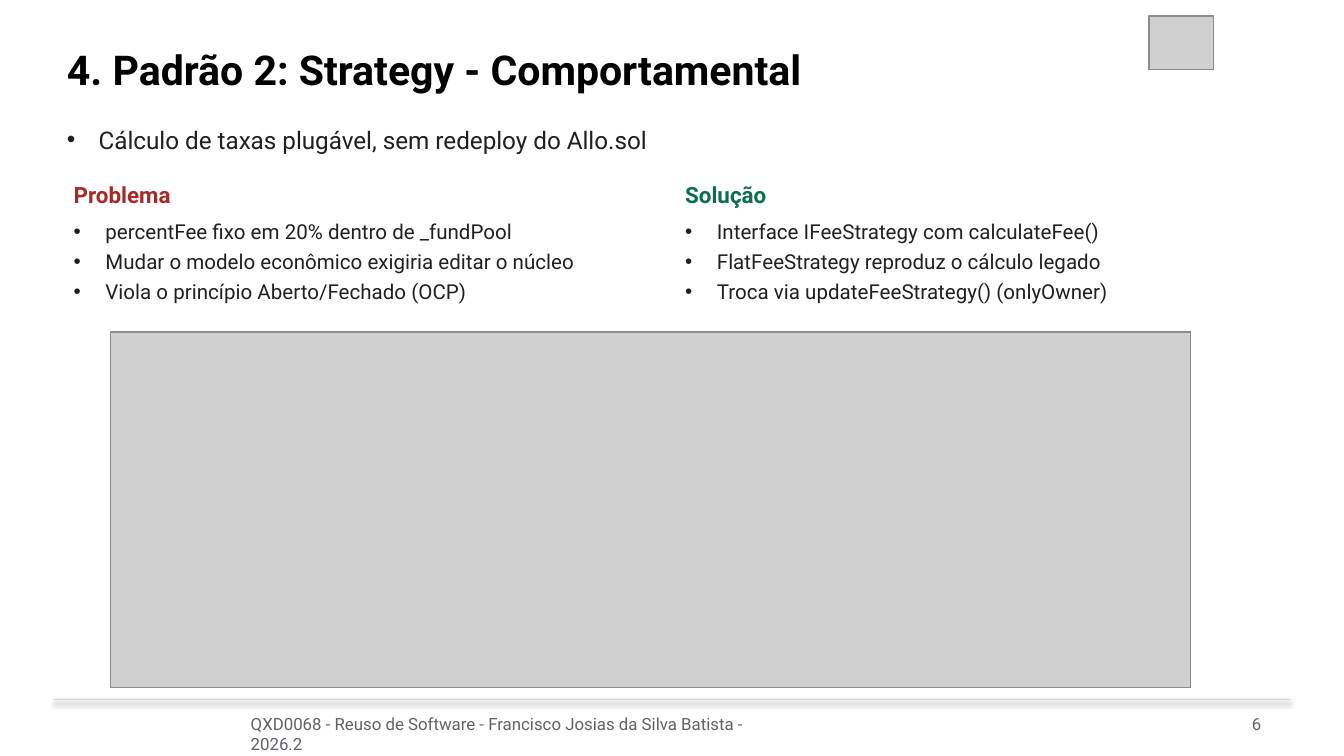
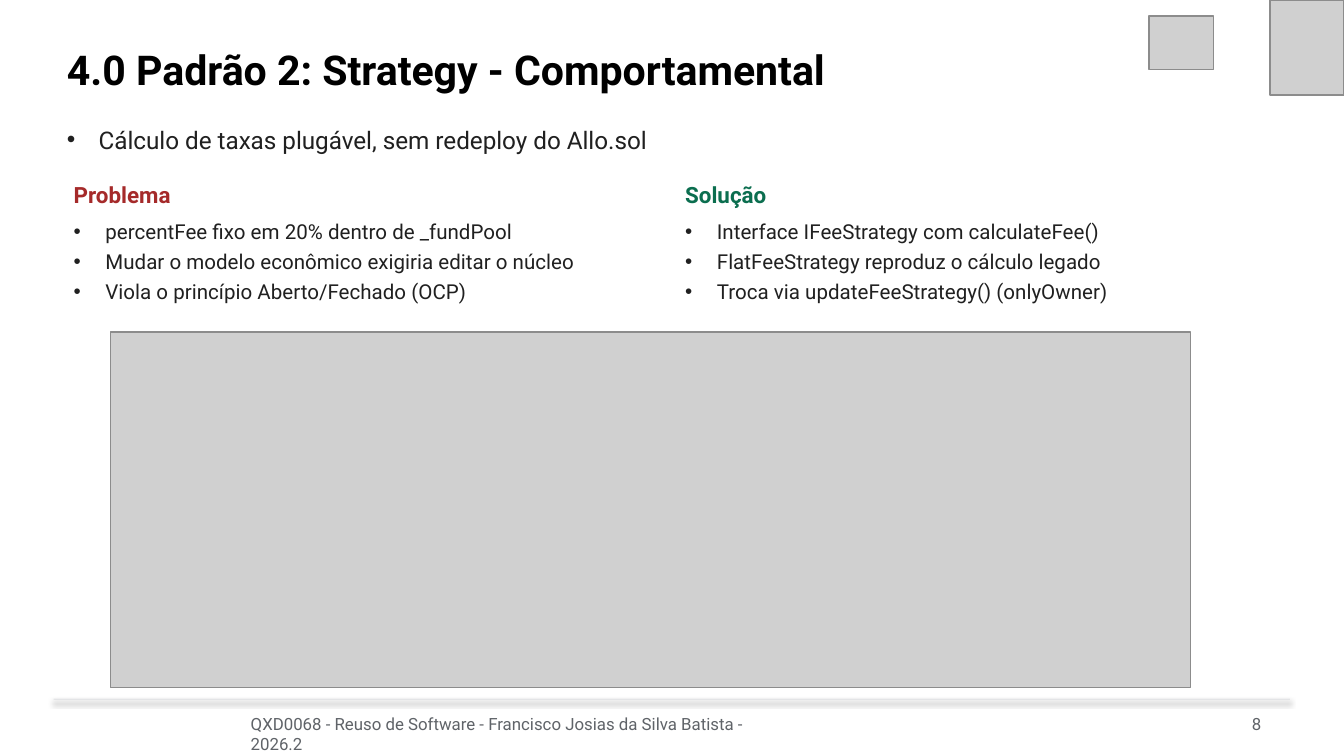
Before and after one commit to josiasdev/esufcqx, a slide deck: slide 8 of 10-semestre/reuso-software/Aula-18 - 14-10 - Apresentacao - do - trabalho 1 - refatoracao com padroes de projeto em sistema legado/Apresentacao_Allo_Protocol.pptx (slide 6 before the commit). Drawn at 1344x756 pixels with LibreOffice and Linux fonts; fonts in the diff are those of the drawing; grey boxes stand for pictures. Boxes give left, top, right and bottom in pixels: in the first picture for what was removed or moved away, otherwise in the second. Text is boxed around its words. In the diff, an @@ line names an element or a change of style, - is before the commit and + after.

```diff
--- a/10-semestre/reuso-software/Aula-18 - 14-10 - Apresentacao - do - trabalho 1 - refatoracao com padroes de projeto em sistema legado/Apresentacao_Allo_Protocol.pptx
+++ b/10-semestre/reuso-software/Aula-18 - 14-10 - Apresentacao - do - trabalho 1 - refatoracao com padroes de projeto em sistema legado/Apresentacao_Allo_Protocol.pptx
@@ picture added at (x1=1270, y1=0, x2=1344, y2=95) @@
@@ text at (x1=67, y1=54, x2=825, y2=94): text changed @@
-4. Padrão 2: Strategy - Comportamental
+4.0 Padrão 2: Strategy - Comportamental
@@ text at (x1=1252, y1=718, x2=1261, y2=730): text changed @@
-6
+8
```
Also in this commit, not shown: 11 other slides changed, 8 slides added, 30 other files.
